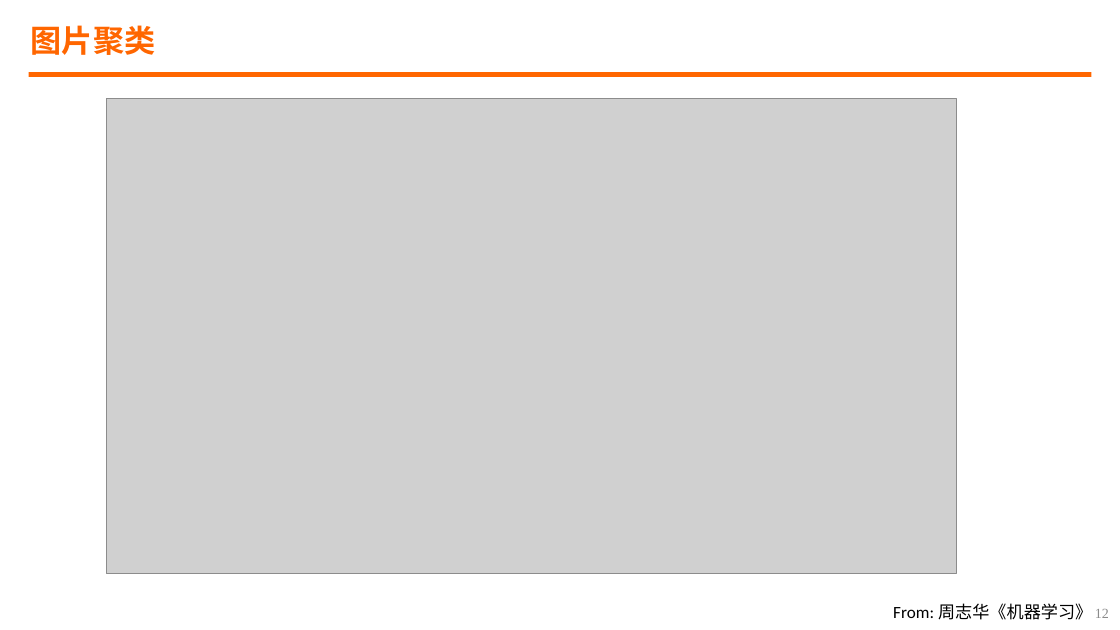
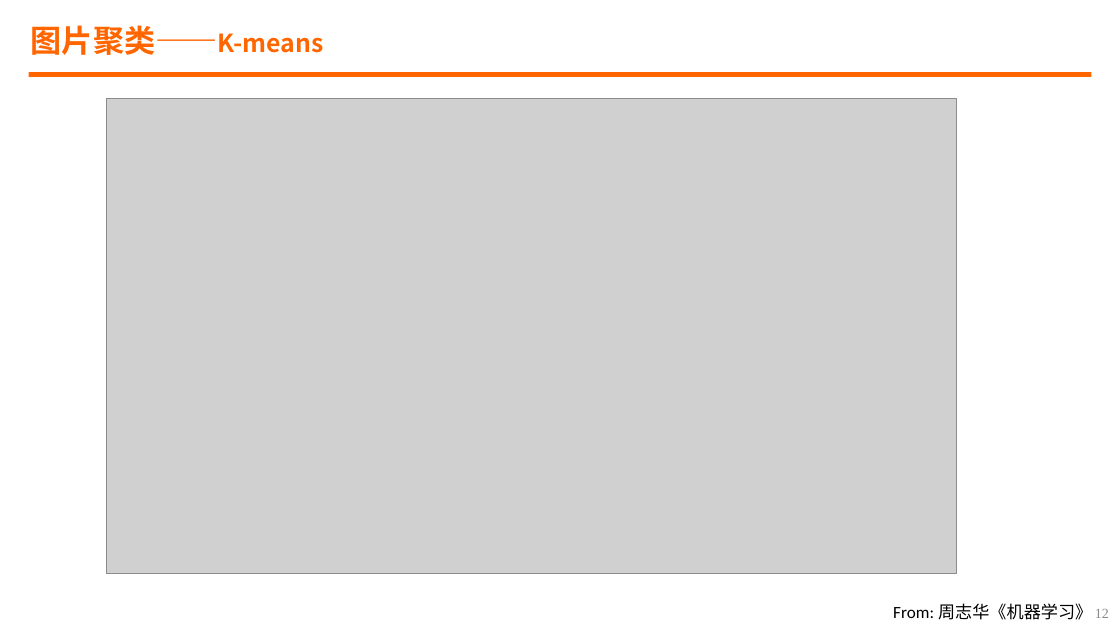
Before and after one commit to kevinva/picsimi, a slide deck: slide 12 of 一种快速识别相似图片素材的方法.pptx. Drawn at 1120x630 pixels with LibreOffice and Linux fonts; fonts in the diff are those of the drawing; grey boxes stand for pictures; background and template pictures are left out. Boxes give left, top, right and bottom in pixels: in the first picture for what was removed or moved away, otherwise in the second. Text is boxed around its words. In the diff, an @@ line names an element or a change of style, - is before the commit and + after.

Commit message:
ppt

```diff
--- a/一种快速识别相似图片素材的方法.pptx
+++ b/一种快速识别相似图片素材的方法.pptx
@@ title at [31, 25, 324, 55]: text changed; size 20 to 16 pt @@
-图片聚类
+图片聚类——K-means
```
Also in this commit, not shown: 1 other slide changed.
